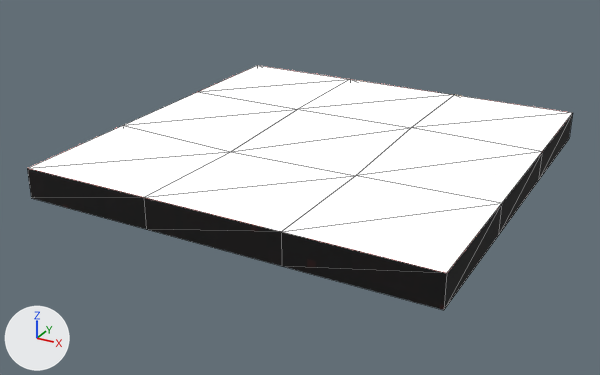
The glTF model maps/bentham_ring/models/lava_tile.glb, before and after one commit.
Camera for both pictures: a 50 mm camera at (3.55, -6.95, 3.18) aimed at (-0.14, -0.24, -0.17). The lights are fixed; the arrows at lower left show +X, +Y and +Z. The picture after the commit comes second. Mesh edges are drawn as thin lines.

The older version as bpy lines, for what is in view:
```python
mat_lavatile = bpy.data.materials.new('LavaTile')
mat_lavatile.use_nodes = True; mat_lavatile.node_tree.nodes.clear()
_N = mat_lavatile.node_tree.nodes; _L = mat_lavatile.node_tree.links
n0 = _N.new('ShaderNodeBsdfPrincipled'); n0.name = 'Principled BSDF'
n0.inputs[2].default_value = 0.95  # 'Roughness'
n0.inputs[28].default_value = 1.0  # 'Emission Strength'
n1 = _N.new('ShaderNodeOutputMaterial'); n1.name = 'Material Output'
n2 = _N.new('ShaderNodeMix'); n2.name = 'Mix'
n2.data_type = 'RGBA'
n2.blend_type = 'MULTIPLY'
n2.inputs[0].default_value = 1.0  # 'Factor'
n3 = _N.new('ShaderNodeVertexColor'); n3.name = 'Color Attribute'
n4 = _N.new('ShaderNodeTexImage'); n4.name = 'Image Texture'
n4.image = img_hell_props_albedo
n4.interpolation = 'Closest'
_L.new(n0.outputs[0], n1.inputs[0])  # 'BSDF' to 'Surface'
_L.new(n2.outputs[2], n0.inputs[0])  # 'Result' to 'Base Color'
_L.new(n3.outputs[0], n2.inputs[7])  # 'Color' to 'B'
_L.new(n4.outputs[0], n2.inputs[6])  # 'Color' to 'A'
me_lavatile = bpy.data.meshes.new('LavaTile')
me_lavatile.from_pydata(...)  # 28 vertices, 42 faces; spans x -2.0..2.0, y -2.0..2.0, z 0.0..0.31
# faces by material slot: [24, 18]
me_lavatile.materials.append(mat_hellrock)
me_lavatile.materials.append(mat_lavatile)
ob_lavatile = bpy.data.objects.new('LavaTile', me_lavatile)
ob_lavatile.location = (0.0, 0.0, 0.0)
```
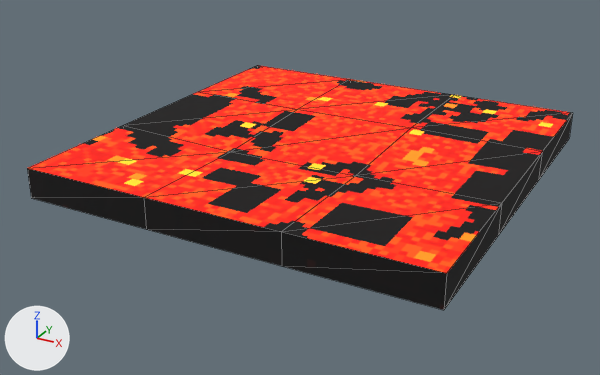
Where the change shows, as pixel boxes (x1, y1, x2, y2) in the pictures (600 x 375 px):
'LavaTile', surface changed (darker)
    both: (27, 65, 573, 277)

The change, as a diff of the scene's bpy script:
```diff
--- a/maps/bentham_ring/models/lava_tile.glb.py
+++ b/maps/bentham_ring/models/lava_tile.glb.py
@@ mat_lavatile @@
 n1 = _N.new('ShaderNodeOutputMaterial'); n1.name = 'Material Output'
+n4 = _N.new('ShaderNodeTexImage'); n4.name = 'Image Texture'
+n4.image = img_hell_props_albedo
+n4.interpolation = 'Closest'
 n2 = _N.new('ShaderNodeMix'); n2.name = 'Mix'
@@ mat_lavatile @@
 n3 = _N.new('ShaderNodeVertexColor'); n3.name = 'Color Attribute'
-n4 = _N.new('ShaderNodeTexImage'); n4.name = 'Image Texture'
-n4.image = img_hell_props_albedo
-n4.interpolation = 'Closest'
+n5 = _N.new('ShaderNodeTexImage'); n5.name = 'Image Texture.001'
+n5.image = img_hell_props_albedo
+n5.interpolation = 'Closest'
 _L.new(n0.outputs[0], n1.inputs[0])  # 'BSDF' to 'Surface'
@@ mat_lavatile @@
 n0 = _N.new('ShaderNodeBsdfPrincipled'); n0.name = 'Principled BSDF'
 _L.new(n3.outputs[0], n2.inputs[7])  # 'Color' to 'B'
-_L.new(n4.outputs[0], n2.inputs[6])  # 'Color' to 'A'
+_L.new(n4.outputs[0], n0.inputs[27])  # 'Color' to 'Emission Color'
+_L.new(n5.outputs[0], n2.inputs[6])  # 'Color' to 'A'
```
